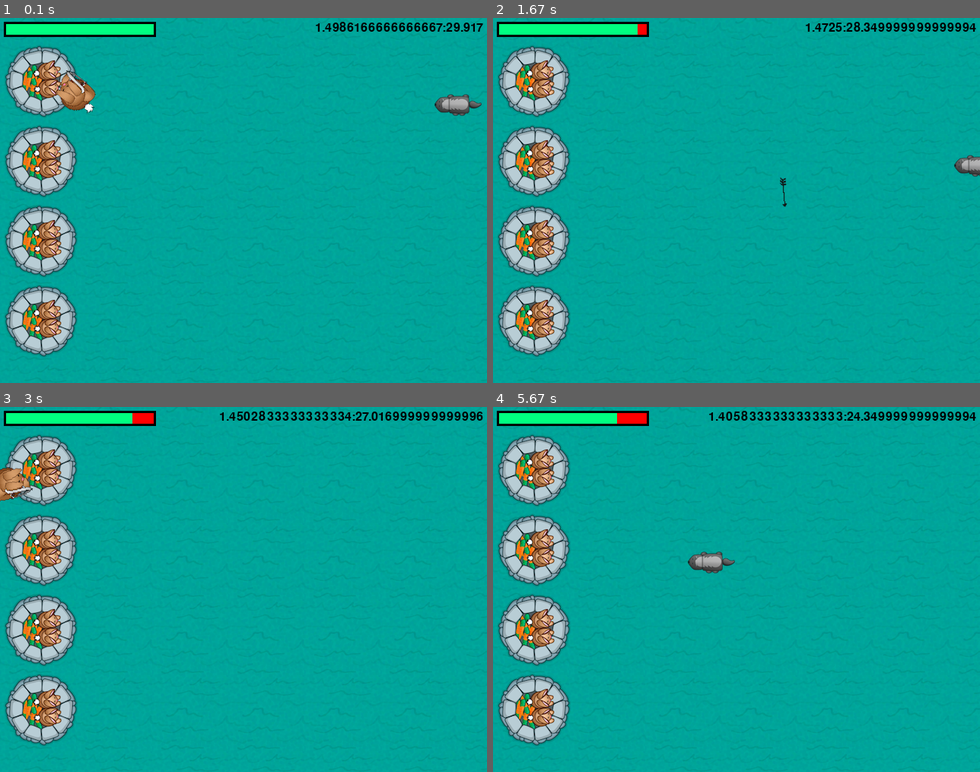
Above: before the commit, frames 1-4 (two rows, left to right).
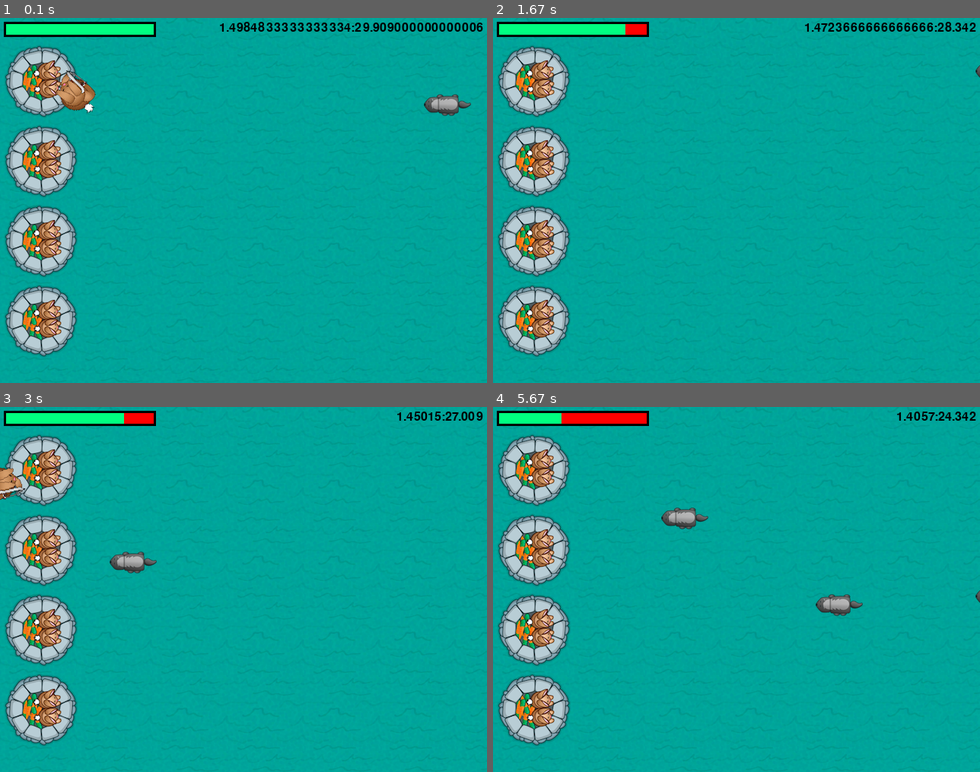
Above: after the commit, the same moments.

Repository: DaJeong-Lee/pygame
Game: pygame game, started from rabbit_game.py
Two runs of this game, one before a commit and one after it. Both use one fixed random seed, a clock stepped at 60 frames per second and the inputs below.
Inputs (mouse positions are in pixels of both pictures, inside the frame that each line leads up to):
- Up to frame 1 (0.1 s): no input
- Up to frame 2 (1.67 s): hold D 0.33-0.8 s; move the mouse to (717, 215) at 0.37 s; hold W 0.83-1.13 s; move the mouse to (892, 189) at 0.87 s; click (785, 280) at 1.22 s
- Up to frame 3 (3 s): hold A 2-2.53 s; move the mouse to (316, 461) at 2.03 s; hold S 2.57-2.87 s; move the mouse to (301, 622) at 2.6 s; hold A from 2.9 s (still down); move the mouse to (253, 465) at 2.93 s
- Up to frame 4 (5.67 s): release A at 3.3 s; hold W 3.33-3.7 s; move the mouse to (619, 516) at 3.37 s

The runs differ from the first frame. In frame 1, 1.2% of the frame differs, in the area x 45-100%, y 1-27%; in frame 2, 0.9%; in frame 3, 1.6%; in frame 4, 2.3%, in the area x 14-100%, y 1-58%.

Commit message:
add commment more

Diff:
--- a/rabbit_game.py
+++ b/rabbit_game.py
@@ -9,15 +9,21 @@
 pygame.init()
 width, height = 640, 480
 screen=pygame.display.set_mode((width, height))
+FPS = 160 # 프레임당 시간
+fpsClock = pygame.time.Clock()
+
+# 키 입력 체크
 keys = [False, False, False, False]
+# 플레이어위치
 playerpos=[100,100]
-pygame.key.set_repeat(10, 10) #key press repeatly
-acc=[0,0]
-arrows=[]
+#key press repeatly
+pygame.key.set_repeat(10, 10)
+acc=[0,0] #적을맞춘횟수, 화살발사횟수
+arrows=[] #화살좌표
 badtimer=100
 badtimer1=0
 badguys=[[640,100]]
-healthvalue=194
+healthvalue=194 #0이되면게임오버
 
 # 3 - Load images
 player = pygame.image.load("resources/images/dude.png")
@@ -40,8 +46,8 @@
     # 5 - clear the screen before drawing it again
     screen.fill(0)
     # 6 - draw the screen elements
-    for x in range(round(width / grass.get_width()) + 1):
-        for y in range(round(height / grass.get_height()) + 1):
+    for x in range(int(width / grass.get_width()) + 1):
+        for y in range(int(height / grass.get_height()) + 1):
             screen.blit(grass, (x * 100, y * 100))
     screen.blit(castle, (0, 30))
     screen.blit(castle, (0, 135))
@@ -92,6 +98,7 @@
             bullrect = pygame.Rect(arrow.get_rect())
             bullrect.left = bullet[1]
             bullrect.top = bullet[2]
+            # 적이랑 화살이랑 충돌했는지
             if badrect.colliderect(bullrect):
                 acc[0] += 1
                 badguys.pop(index)
@@ -116,6 +123,7 @@
 
     # 7 - update the screen
     pygame.display.flip()
+    fpsClock.tick(FPS) #게임 속도 조절
     # 8 - loop through the events
     for event in pygame.event.get():
         # check if the event is the X button
@@ -123,6 +131,7 @@
             # if it is quit the game
             pygame.quit()
             exit(0)
+        # 키를 누를때
         if event.type == pygame.KEYDOWN:
             if event.key == K_w:
                 keys[0] = True
@@ -132,6 +141,7 @@
                 keys[2] = True
             elif event.key == K_d:
                 keys[3] = True
+        # 키를 뗄 때
         if event.type == pygame.KEYUP:
             if event.key == pygame.K_w:
                 keys[0] = False
@@ -143,19 +153,19 @@
                 keys[3] = False
         if event.type == pygame.MOUSEBUTTONDOWN:
             position = pygame.mouse.get_pos()
-            acc[1] += 1
+            acc[1] += 1 #화살 발사 횟수 증가
             arrows.append([math.atan2(position[1] - (playerpos1[1] + 32), position[0] - (playerpos1[0] + 26)),
                            playerpos1[0] + 32, playerpos1[1] + 32])
 
-        # 9 - Move player
-        if keys[0]:
-            playerpos[1] -= 5
-        elif keys[2]:
-            playerpos[1] += 5
-        if keys[1]:
-            playerpos[0] -= 5
-        elif keys[3]:
-            playerpos[0] += 5
+    # 9 - Move player
+    if keys[0]:
+        playerpos[1] -= 5
+    elif keys[2]:
+        playerpos[1] += 5
+    if keys[1]:
+        playerpos[0] -= 5
+    elif keys[3]:
+        playerpos[0] += 5
 
     #10 - Win/Lose check
     if pygame.time.get_ticks()>=90000:
